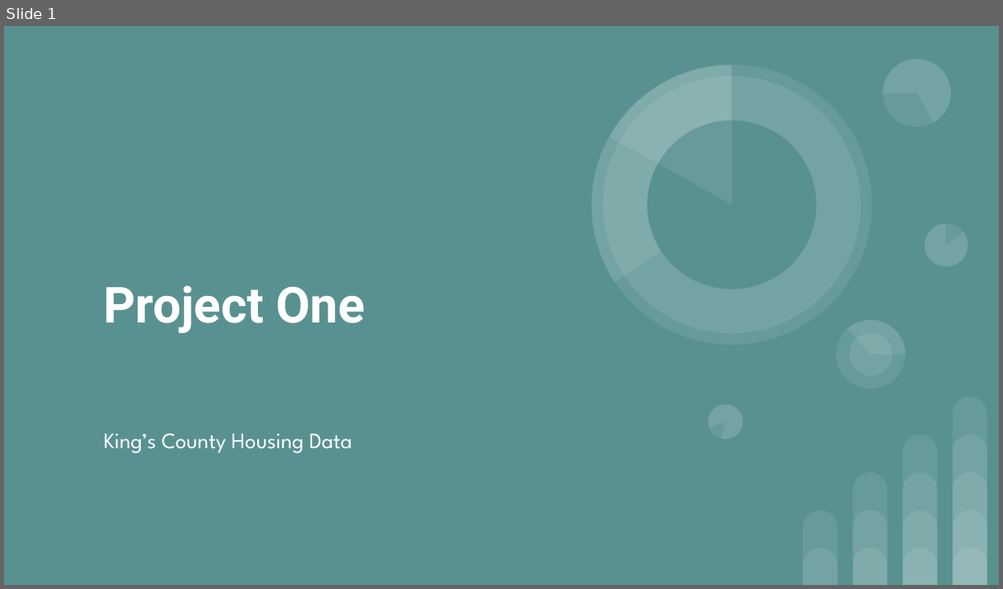
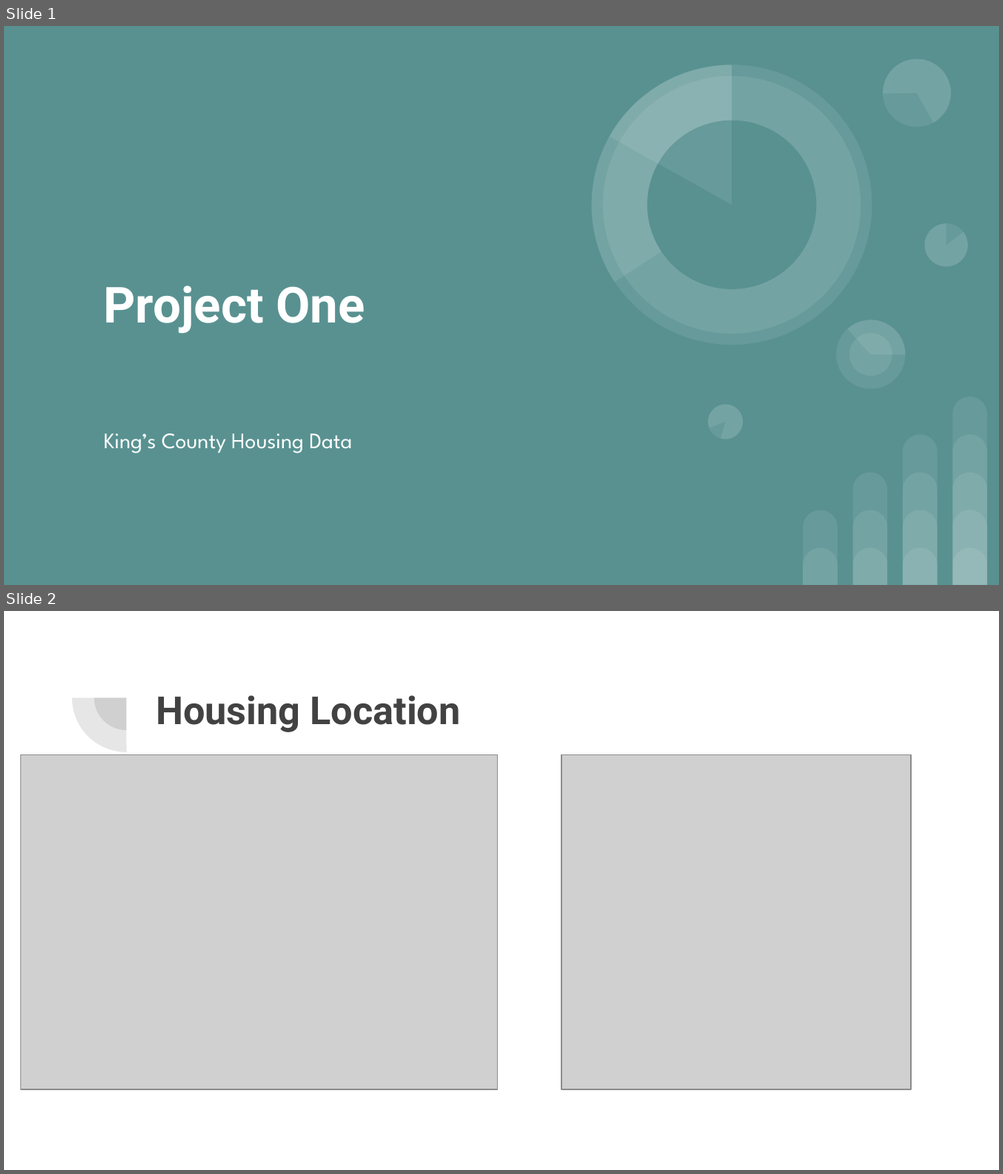
Before and after one commit to learn-co-students/dsc-1-final-project-online-ds-pt-100118, a slide deck: Project One.pptx. Shown one above the other, each under a label of ours: slide 1 before the commit, slides 1 and 2 after it. The pictures are 1003x589 and 1003x1174 pixels, drawn with LibreOffice and Linux fonts; fonts in the diff are those of the drawing; grey boxes stand for pictures. Boxes give left, top, right and bottom in pixels: in the first picture for what was removed or moved away, otherwise in the second. Text is boxed around its words. In the diff, an @@ line names an element or a change of style, - is before the commit and + after.

```diff
--- a/Project One.pptx
+++ b/Project One.pptx
@@ slide 2 added at <box>4,611,999,1170</box>, background #FFFFFF @@
@@ pie slice (boxed as its full ellipse) added at <box>71,644,180,752</box>, fill #424242 at 13% opacity @@
@@ pie slice (boxed as its full ellipse) added at <box>94,666,159,730</box>, fill #424242 at 13% opacity @@
@@ title added at <box>156,695,461,732</box>, 28 pt, text #424242, bold @@
+Housing Location
@@ picture added at <box>21,755,498,1091</box> @@
@@ picture added at <box>561,755,910,1091</box> @@
```
Also in this commit, not shown: 5 other slides added, 11 slides removed, 1 other file.
